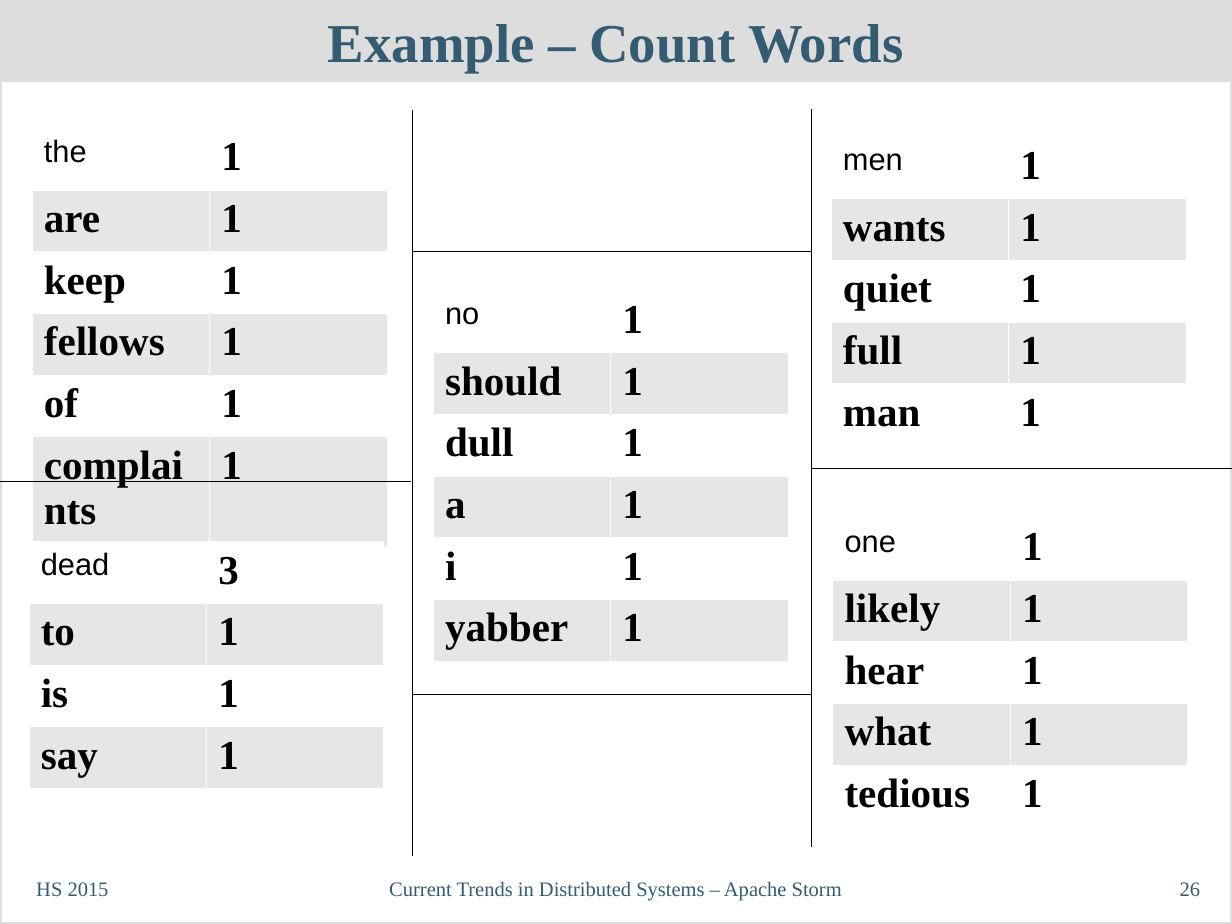
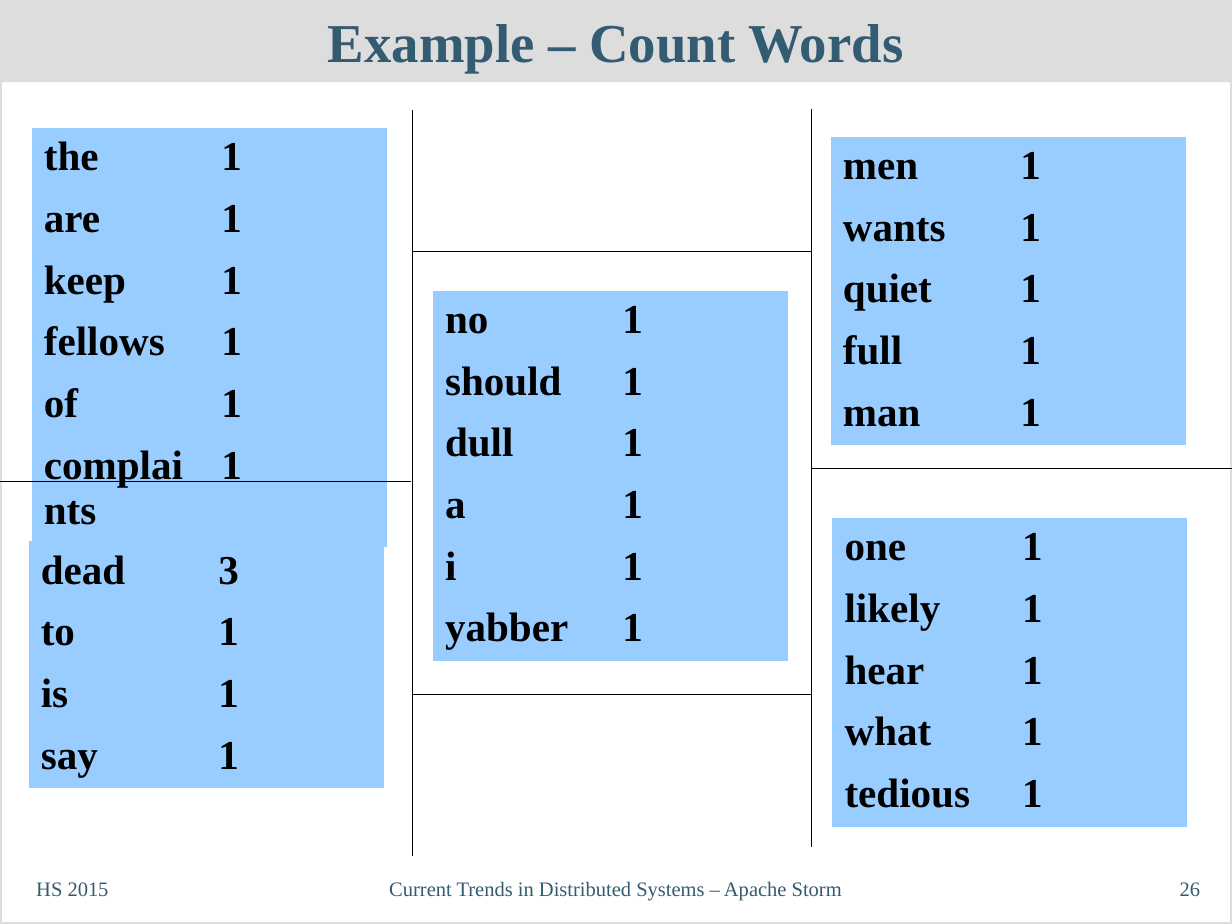
Before and after one commit to philipp-oldenburg/ctds-storm, a slide deck: slide 26 of Storm-Referat/CT-Präsentation - Final.odp. Drawn at 1232x924 pixels with LibreOffice and Linux fonts; fonts in the diff are those of the drawing. Boxes give left, top, right and bottom in pixels: in the first picture for what was removed or moved away, otherwise in the second. Text is boxed around its words. In the diff, an @@ line names an element or a change of style, - is before the commit and + after.

Commit message:
small change to presentation

```diff
--- a/Storm-Referat/CT-Präsentation - Final.odp
+++ b/Storm-Referat/CT-Präsentation - Final.odp
@@ table at (32,128,387,486) @@
@@ fill #FFFFFF to #99CCFF in 6 cells @@
@@ fill #E6E6E6 to #99CCFF in 6 cells @@
@@ size 18 to 24 pt, font Arial to Times New Roman, bold on in "the" @@
@@ borders changed @@
@@ table at (830,137,1185,431) @@
@@ fill #FFFFFF to #99CCFF in 6 cells @@
@@ fill #E6E6E6 to #99CCFF in 4 cells @@
@@ size 18 to 24 pt, font Arial to Times New Roman, bold on in "men" @@
@@ borders changed @@
@@ table at (432,291,787,653) @@
@@ fill #FFFFFF to #99CCFF in 6 cells @@
@@ fill #E6E6E6 to #99CCFF in 6 cells @@
@@ size 18 to 24 pt, font Arial to Times New Roman, bold on in "no" @@
@@ borders changed @@
@@ table at (833,519,1188,812) @@
@@ fill #FFFFFF to #99CCFF in 6 cells @@
@@ fill #E6E6E6 to #99CCFF in 4 cells @@
@@ size 18 to 24 pt, font Arial to Times New Roman, bold on in "one" @@
@@ borders changed @@
@@ table at (28,541,383,780) @@
@@ fill #FFFFFF to #99CCFF in 4 cells @@
@@ fill #E6E6E6 to #99CCFF in 4 cells @@
@@ size 18 to 24 pt, font Arial to Times New Roman, bold on in "dead" @@
@@ borders changed @@
```
Also in this commit, not shown: 1 other slide changed.
